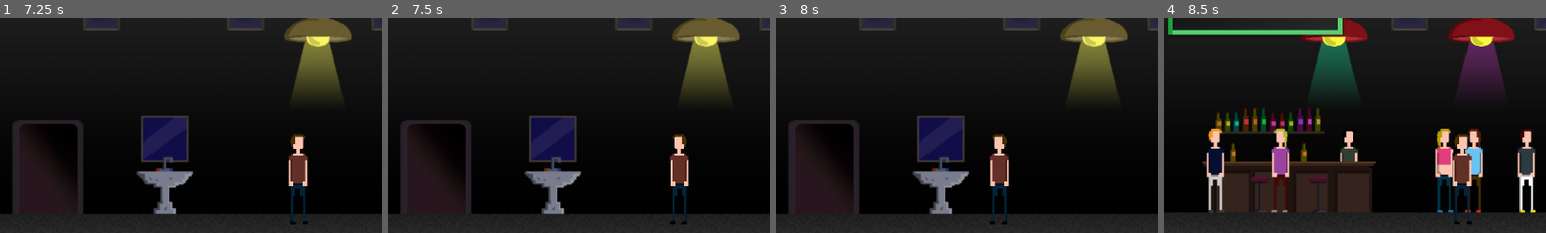
Above: before the commit, frames 1-4 (left to right).
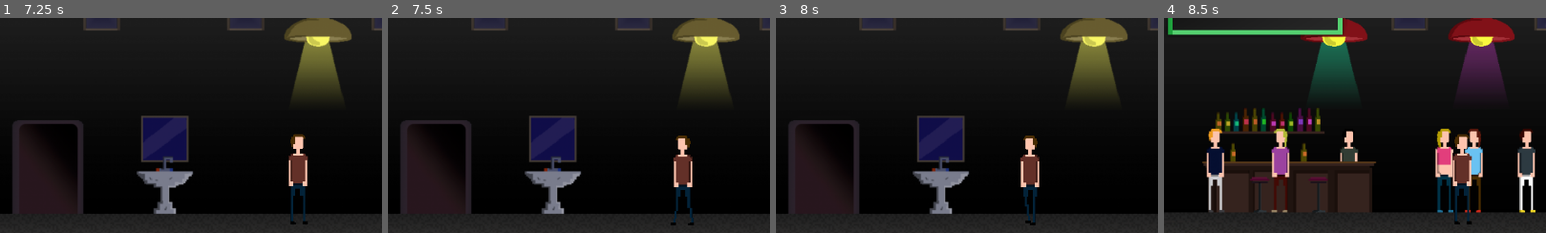
Above: after the commit, the same moments.

Repository: LudumSJB/The-Limited
Game: Godot game, scene res://scenes/MainMenu.tscn
The game is run twice, just before and just after one commit, with the same random seed, the same clock (stepped at 60 frames per second) and the same inputs.
Inputs:
- Up to frame 1 (7.25 s): click "Play" at 0.5 s; tap Enter (ui_accept) at 1.25, 1.52, 2, 2.27, 3.77, 4.52, 5, 5.27, 6.5, 6.77 s; hold D (right) 1.28-2.78 s; tap Space (action_button) every 1.5 s from 1.35 to 5.85 s; tap N (next_level) every 1.5 s from 2.1 to 6.6 s; hold A (left) 2.78-3.53 s; hold D (right) 3.53-5.03 s; hold A (left) 5.03-5.78 s; hold D (right) 5.78-6.53 s; hold A (left) from 6.53 s (still down)
- Up to frame 2 (7.5 s): keep holding A (left); tap Enter (ui_accept) at 7.25 s; tap Space (action_button) at 7.35 s
- Up to frame 3 (8 s): keep holding A (left); tap Enter (ui_accept) at 7.52 s
- Up to frame 4 (8.5 s): release A (left) at 8.03 s; hold D (right) from 8.03 s (still down); tap N (next_level) at 8.1 s; tap Enter (ui_accept) at 8.27 s
The pictures show only the part of the screen within x 9-59%, y 47-97%; the shares and areas given below are measured in that part.

Frame 1 is identical in both runs. In frame 2, 1.3% of the frame differs, in the area x 73-80%, y 54-97%; in frame 3, 2.6%, in the area x 56-69%, y 54-97%; in frame 4, nothing differs.
Error in both runs: Trying to assign value of type 'Node' to a variable of type 'Node2D'. (res://scripts/TimingAccuracyBar.gd:27)

Commit message:
add walk animation to player

Diff:
--- a/scenes/player.tscn
+++ b/scenes/player.tscn
@@ -1,11 +1,43 @@
-[gd_scene load_steps=5 format=3 uid="uid://duuwin15j36fv"]
+[gd_scene load_steps=10 format=3 uid="uid://duuwin15j36fv"]
 
-[ext_resource type="Texture2D" path="res://assets/images/hero.png" id="1_ejgm5"]
+[ext_resource type="Texture2D" uid="uid://p6utjqrntdkq" path="res://assets/images/hero.png" id="1_ejgm5"]
 [ext_resource type="Script" path="res://scripts/player.gd" id="1_wfxt1"]
 [ext_resource type="AudioStream" uid="uid://dap1fkj6cihyr" path="res://assets/sounds/steps.wav" id="3_42w1b"]
+[ext_resource type="Texture2D" uid="uid://mme5ix3u730e" path="res://assets/images/walk1.png" id="4_ks5tx"]
+[ext_resource type="Texture2D" uid="uid://do30f4kagkhsl" path="res://assets/images/walk2.png" id="5_5oou0"]
+[ext_resource type="Texture2D" uid="uid://bxwhh13hp4bmb" path="res://assets/images/walk3.png" id="6_qg1l4"]
+[ext_resource type="Texture2D" uid="uid://dqq0uxe80o75s" path="res://assets/images/walk4.png" id="7_vlsuv"]
 
 [sub_resource type="RectangleShape2D" id="RectangleShape2D_wnjjm"]
 size = Vector2(27, 132)
+
+[sub_resource type="SpriteFrames" id="SpriteFrames_dohvd"]
+animations = [{
+"frames": [{
+"duration": 1.0,
+"texture": ExtResource("1_ejgm5")
+}],
+"loop": true,
+"name": &"idle",
+"speed": 5.0
+}, {
+"frames": [{
+"duration": 1.0,
+"texture": ExtResource("4_ks5tx")
+}, {
+"duration": 1.0,
+"texture": ExtResource("5_5oou0")
+}, {
+"duration": 1.0,
+"texture": ExtResource("6_qg1l4")
+}, {
+"duration": 1.0,
+"texture": ExtResource("7_vlsuv")
+}],
+"loop": true,
+"name": &"walk",
+"speed": 5.0
+}]
 
 [node name="player" type="CharacterBody2D"]
 collision_layer = 2
@@ -16,12 +48,14 @@
 position = Vector2(-0.5, 0)
 shape = SubResource("RectangleShape2D_wnjjm")
 
-[node name="Sprite2D" type="Sprite2D" parent="."]
-texture = ExtResource("1_ejgm5")
-
 [node name="AudioListener2D" type="AudioListener2D" parent="."]
 current = true
 
 [node name="steps" type="AudioStreamPlayer2D" parent="."]
 stream = ExtResource("3_42w1b")
-volume_db = 11.243
+volume_db = 14.054
+pitch_scale = 0.5
+
+[node name="AnimatedSprite2D" type="AnimatedSprite2D" parent="."]
+sprite_frames = SubResource("SpriteFrames_dohvd")
+animation = &"idle"
--- a/scripts/player.gd
+++ b/scripts/player.gd
@@ -2,9 +2,9 @@
 
 @onready var dialog_system = $"../dialogSystem"
 @onready var steps = $steps
-@onready var sprite_2d = $Sprite2D
+@onready var animated_sprite_2d = $AnimatedSprite2D
 
-const SPEED = 200.0
+const SPEED = 120.0
 const JUMP_VELOCITY = -400.0
 
 # Get the gravity from the project settings to be synced with RigidBody nodes.
@@ -31,11 +31,13 @@
 			if !steps.playing:
 				steps.play()
 			if direction < 0:
-				sprite_2d.flip_h = true
+				animated_sprite_2d.flip_h = true
 			elif direction > 0:
-				sprite_2d.flip_h = false
+				animated_sprite_2d.flip_h = false
+			animated_sprite_2d.play("walk")
 		else:
 			velocity.x = move_toward(velocity.x, 0, SPEED)
 			steps.stop()
+			animated_sprite_2d.play("idle")
 
 	move_and_slide()
